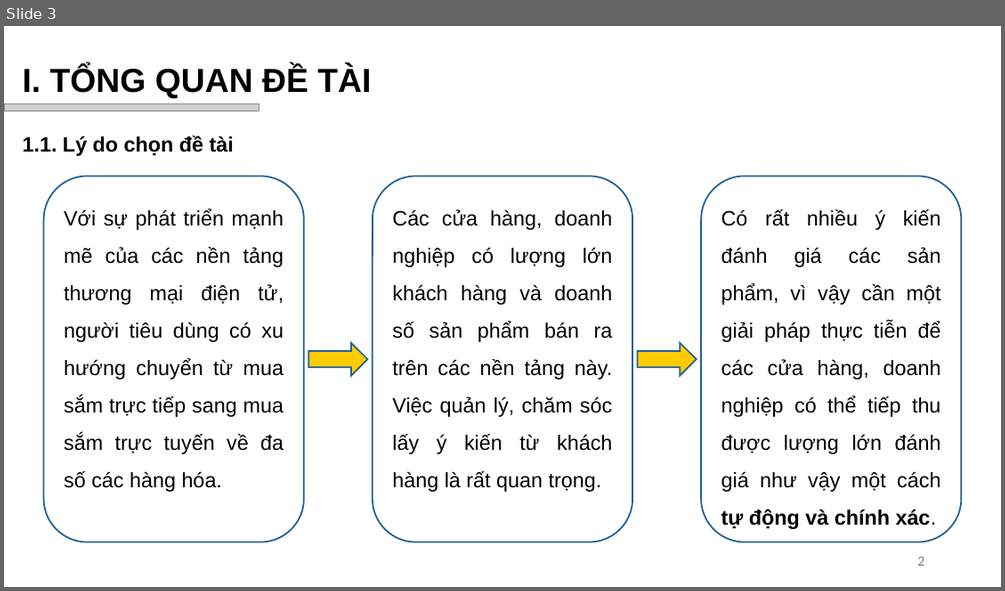
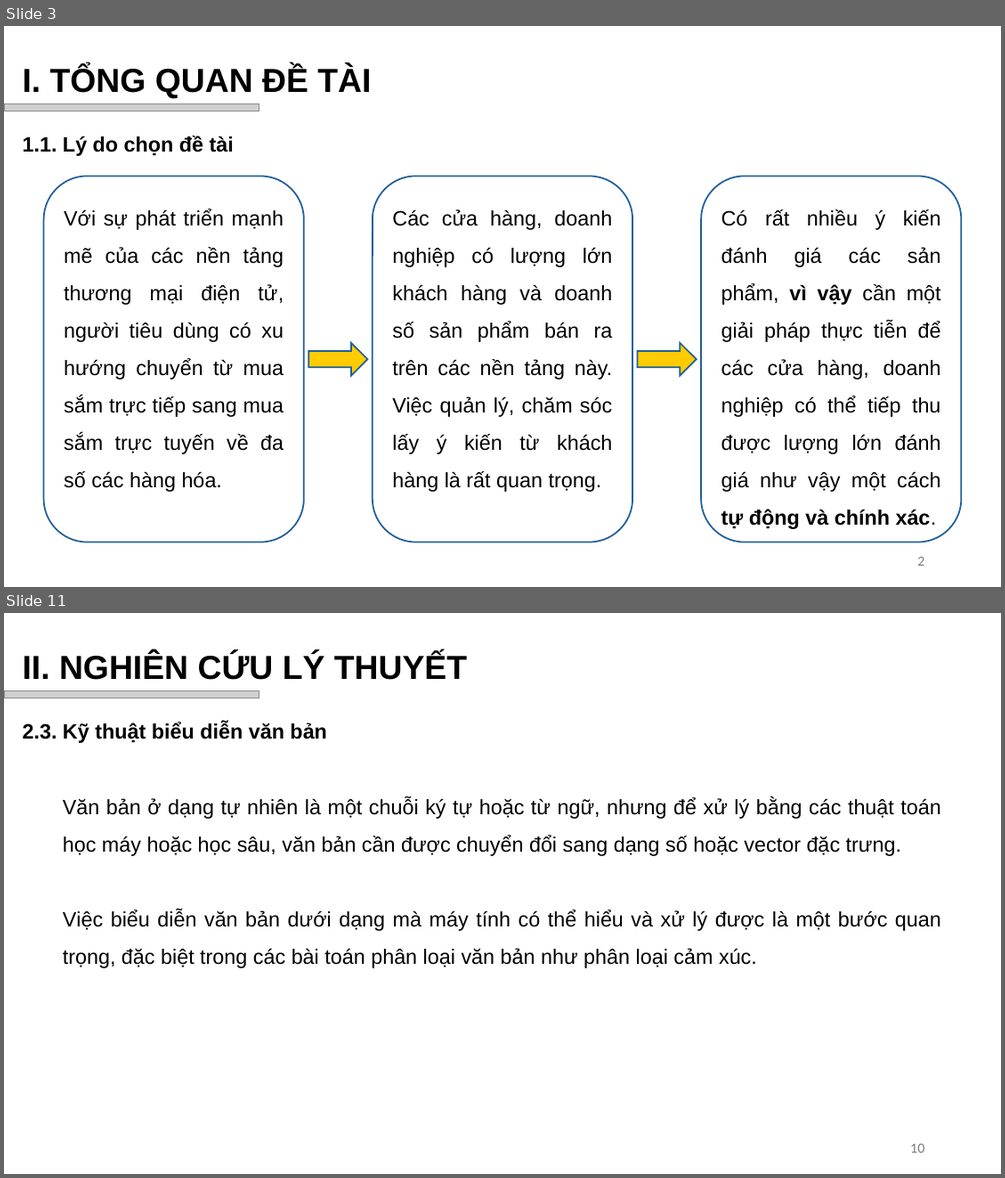
Before and after one commit to vhiepp/tn-da21ttb-110121209-duongvanhiep-sentiment-analysis, a slide deck: docs/pptx/Dương Văn Hiệp_110121209_DA21TTB.pptx. Shown one above the other, each under a label of ours: slide 3 before the commit, slides 3 and 11 after it; the slides between them are not shown. The pictures are 1005x591 and 1005x1178 pixels, drawn with LibreOffice and Linux fonts; fonts in the diff are those of the drawing; grey boxes stand for pictures; background and template pictures are left out. Boxes give left, top, right and bottom in pixels: in the first picture for what was removed or moved away, otherwise in the second. Text is boxed around its words. In the diff, an @@ line names an element or a change of style, - is before the commit and + after.

```diff
--- a/docs/pptx/Dương Văn Hiệp_110121209_DA21TTB.pptx
+++ b/docs/pptx/Dương Văn Hiệp_110121209_DA21TTB.pptx
@@ slide 11 added at [4,613,1001,1174], background #FFFFFF @@
@@ text added at [23,653,467,680], 32 pt, text #000000, bold @@
+II. NGHIÊN CỨU LÝ THUYẾT
@@ picture added at [4,690,259,698] @@
@@ text added at [23,722,326,743], 20 pt, text #000000, bold @@
+2.3. Kỹ thuật biểu diễn văn bản
@@ text added at [63,798,941,968], 20 pt, text #000000 @@
+Văn bản ở dạng tự nhiên là một chuỗi ký tự hoặc từ ngữ, nhưng để xử lý bằng các thuật toán học máy hoặc học sâu, văn bản cần được chuyển đổi sang dạng số hoặc vector đặc trưng.
+Việc biểu diễn văn bản dưới dạng mà máy tính có thể hiểu và xử lý được là một bước quan trọng, đặc biệt trong các bài toán phân loại văn bản như phân loại cảm xúc.
@@ page number added at [910,1143,924,1152], 12 pt, text #797979 @@
+10
@@ slide 3 changed as well @@
@@ rounded rectangle "Có rất nhiều ý kiến ..." at [701,176,961,542]: bold on in "vì vậy" @@
```
Also in this commit, not shown: 1 other slide changed, 14 other slides added, 1 slide removed.
